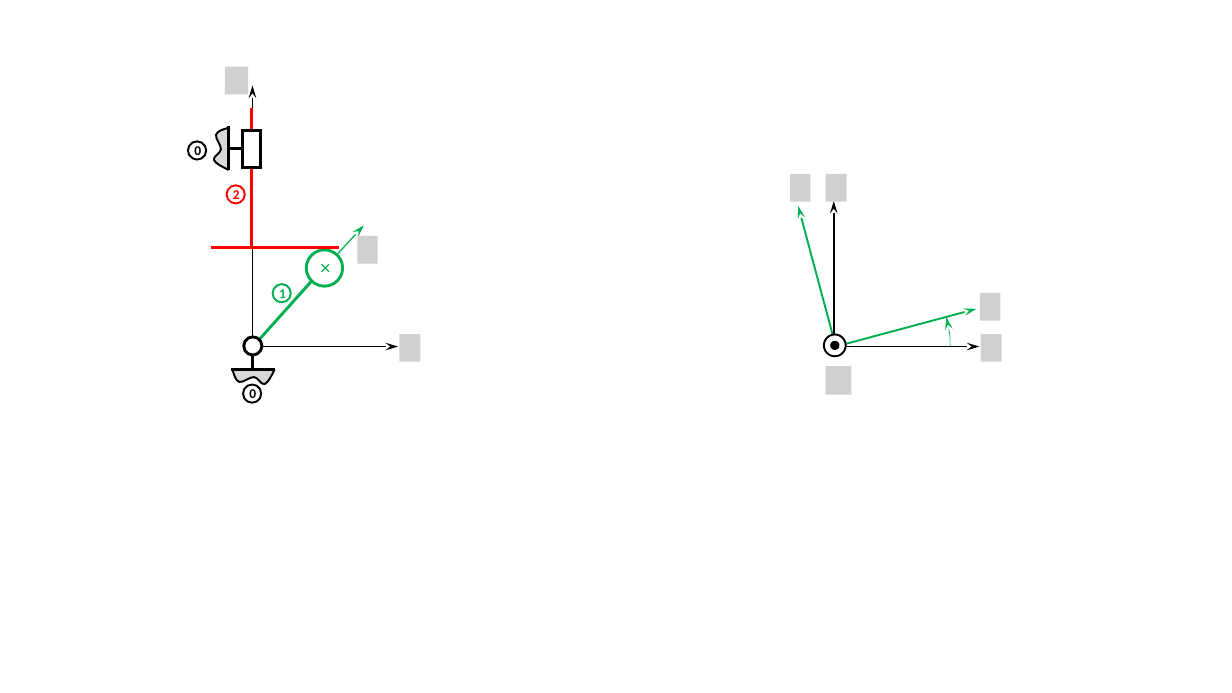
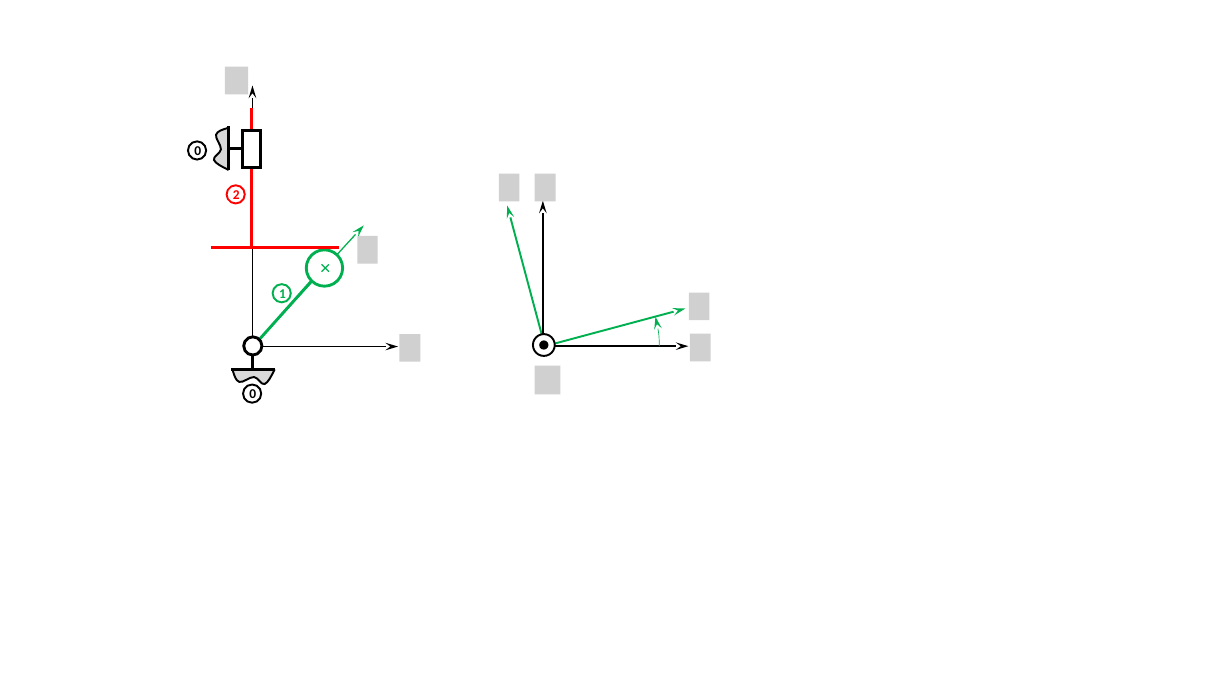
Before and after one commit to xpessoles/ExercicesCompetences, a slide deck: slide 12 of MecanismesDeBase/Figures.pptx. Drawn at 1232x693 pixels with LibreOffice and Linux fonts; fonts in the diff are those of the drawing; grey boxes stand for pictures; background and template pictures are left out. Boxes give left, top, right and bottom in pixels: in the first picture for what was removed or moved away, otherwise in the second. Text is boxed around its words. In the diff, an @@ line names an element or a change of style, - is before the commit and + after.

```diff
--- a/MecanismesDeBase/Figures.pptx
+++ b/MecanismesDeBase/Figures.pptx
@@ 5 pictures, 4 arrows, 2 ellipses, 1 arc (boxed as its full ellipse): place and size @@
-5 pictures, 4 arrows, 2 ellipses, 1 arc (boxed as its full ellipse) at (717,174,1002,463)
+5 pictures, 4 arrows, 2 ellipses, 1 arc (boxed as its full ellipse) at (427,174,712,463)
```
Also in this commit, not shown: 14 other slides changed, 1 slide added, 37 other files.
